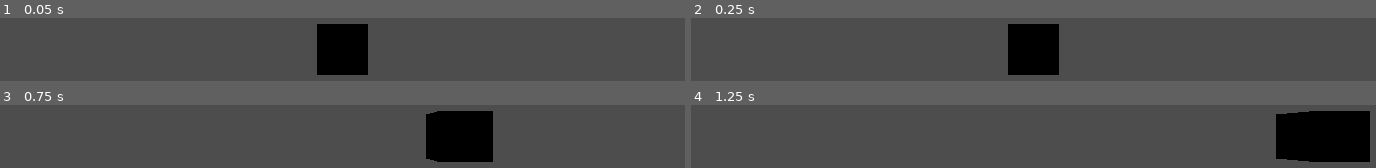
Above: before the commit, frames 1-4 (two rows, left to right).
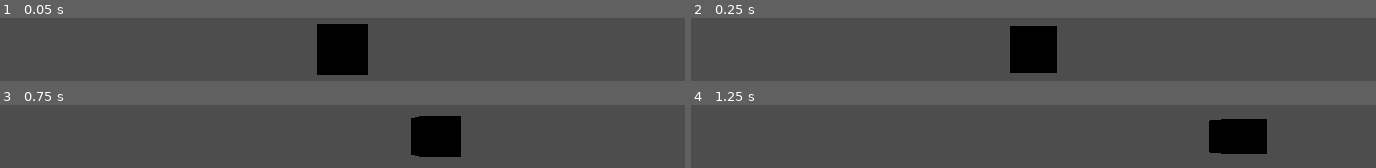
Above: after the commit, the same moments.

Repository: the-g-force/ClownTown
Game: Godot game, scene res://world.tscn
The game is run twice, just before and just after one commit, with the same random seed, the same clock (stepped at 60 frames per second) and the same inputs.
Inputs:
- Up to frame 1 (0.05 s): no input
- Up to frame 2 (0.25 s): no input
- Up to frame 3 (0.75 s): tap Enter at 0.5 s; hold D (move_right) from 0.53 s (still down)
- Up to frame 4 (1.25 s): keep holding D (move_right)

Frame 1 is identical in both runs. In frame 2, 0.9% of the frame differs, in the area x 46-54%, y 9-91%; in frame 3, 5.9%; in frame 4, 15%, in the area x 75-100%, y 9-91%.

Commit message:
Add player moving forward

Diff:
--- a/project/player/player.gd
+++ b/project/player/player.gd
@@ -1,25 +1,25 @@
 extends Area3D
-
-enum Lanes {LEFT, CENTER, RIGHT}
 
 @export var lane_width := 6.0
 @export var lane_change_time := 0.5
+@export var forward_speed := 2.0
 
 var _is_moving := false
-var _current_lane := Lanes.CENTER
+var _current_lane := 1
 
 
-func _process(_delta:float)->void:
-	var direction := signf(Input.get_axis("move_left", "move_right"))
+func _process(delta:float)->void:
+	var direction : int = sign(Input.get_axis("move_left", "move_right"))
 	if not _is_moving and direction != 0:
-		if not (direction < 0 and _current_lane == Lanes.LEFT) and (not
-				(direction > 0 and _current_lane == Lanes.RIGHT)):
+		var new_lane := _current_lane + direction
+		if new_lane <= 2 and new_lane >= 0:
 			_change_lanes(direction)
+	position.z -= forward_speed * delta
 
 
 func _change_lanes(direction:int)->void:
 	_is_moving = true
-	var target_position := position + Vector3.RIGHT * lane_width * direction
-	await create_tween().tween_property(self, "position", target_position, lane_change_time).finished
+	var target_position := position.x + lane_width * direction
+	await create_tween().tween_property(self, "position:x", target_position, lane_change_time).finished
 	_current_lane += direction
 	_is_moving = false
